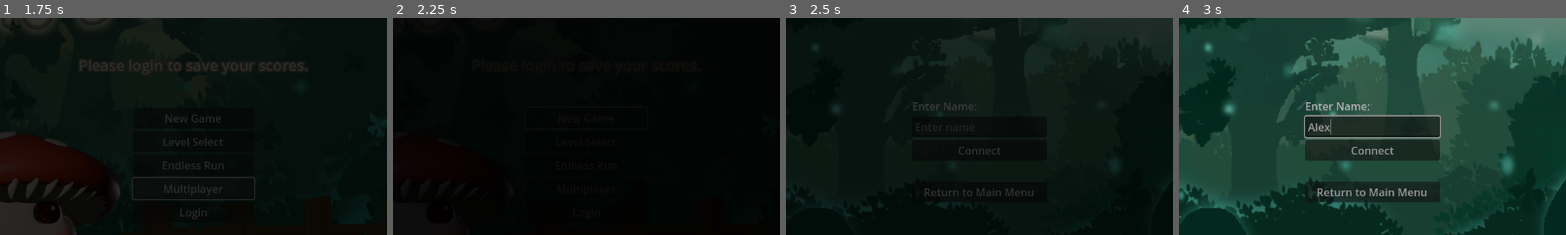
Above: before the commit, frames 1-4 (left to right).
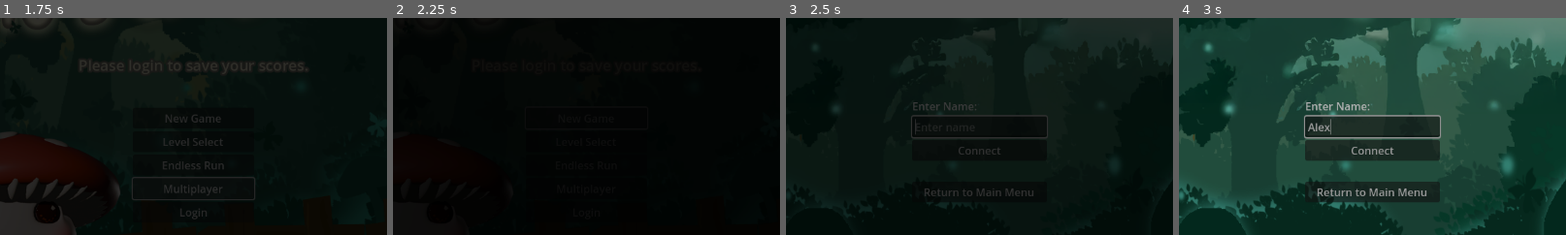
Above: after the commit, the same moments.

Repository: dustngroh/CapstoneProject
Game: Godot game, scene res://scenes/main/Game.tscn
Same seed, same stepped clock (60 frames per second), same inputs: the game is played once before the commit and once after it.
Inputs (mouse positions are % of the whole screen's width and height, from its top left):
- Up to frame 1 (1.75 s): tap Enter at 0.5 s; hold Right (walk_right) 0.53-1.25 s; tap Space (jump) at 0.77 s; click "Multiplayer" at 1.25 s
- Up to frame 2 (2.25 s): click "New Game" at 2 s
- Up to frame 3 (2.5 s): no input
- Up to frame 4 (3 s): click (50, 47) at 2.77 s; type "Alex" at 2.85 s
The pictures show only the part of the screen within x 25-75%, y 22-72%; the shares and areas given below are measured in that part.

Frames 1-2 are identical in both runs. In frame 3, 0.4% of the frame differs, in the area x 32-68%, y 44-56%; in frame 4, nothing differs.

Commit message:
Auto focus multiplayer username field and handle Enter.

Diff:
--- a/run-game/scenes/common/ui/multiplayer_screen.gd
+++ b/run-game/scenes/common/ui/multiplayer_screen.gd
@@ -27,6 +27,8 @@
 
 	if HTTPRequestManager.logged_in:
 		name_field.text = HTTPRequestManager.username
+	else:
+		name_field.grab_focus.call_deferred()
 
 
 # Called every frame. 'delta' is the elapsed time since the previous frame.
@@ -111,3 +113,7 @@
 	var game = get_tree().root.get_node("Game")
 	if game:
 		game.load_level("res://scenes/main/MainMenu.tscn")
+
+
+func _on_name_field_text_submitted(new_text: String) -> void:
+	_on_connect_button_pressed()
--- a/run-game/scenes/common/ui/multiplayer_screen.tscn
+++ b/run-game/scenes/common/ui/multiplayer_screen.tscn
@@ -121,6 +121,7 @@
 horizontal_alignment = 1
 metadata/_edit_use_anchors_ = true
 
+[connection signal="text_submitted" from="VBoxContainer/NameField" to="." method="_on_name_field_text_submitted"]
 [connection signal="pressed" from="VBoxContainer/ConnectButton" to="." method="_on_connect_button_pressed"]
 [connection signal="pressed" from="VBoxContainer/FindLobbyButton" to="." method="_on_find_lobby_button_pressed"]
 [connection signal="pressed" from="VBoxContainer/StartButton" to="." method="_on_start_button_pressed"]
--- a/run-game/scenes/levels/alternate_levels/endless_run.gd
+++ b/run-game/scenes/levels/alternate_levels/endless_run.gd
@@ -78,7 +78,7 @@
 
 
 func update_leaderboard(scores: Array):
-	var leaderboard_text = "🏆 Endless Leaderboard 🏆\n"
+	var leaderboard_text = "Endless Leaderboard\n\n"
 
 	for score in scores:
 		var username = score.get("username", "???")
Not shown, changed: docs/index.html
Not shown, changed: docs/index.pck
